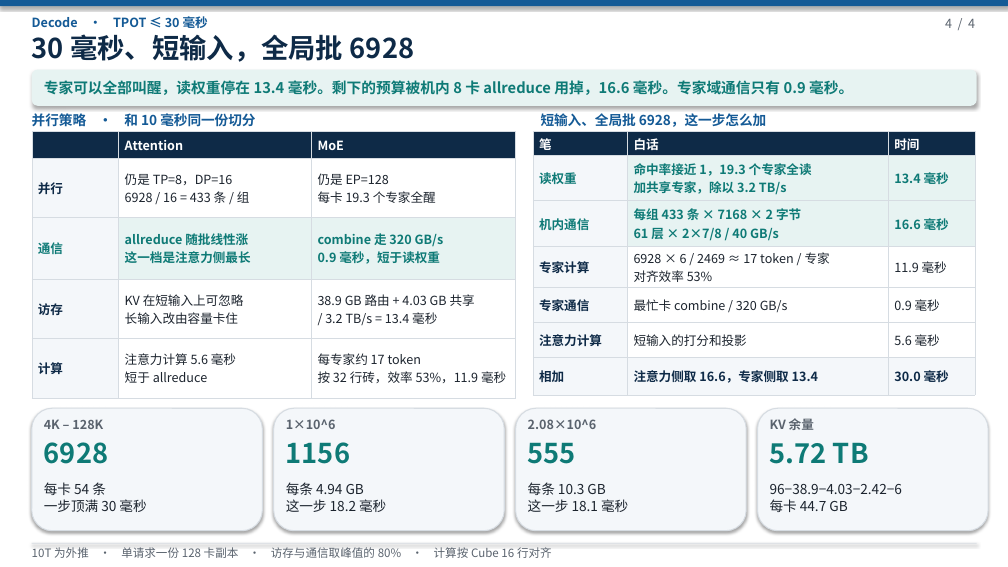
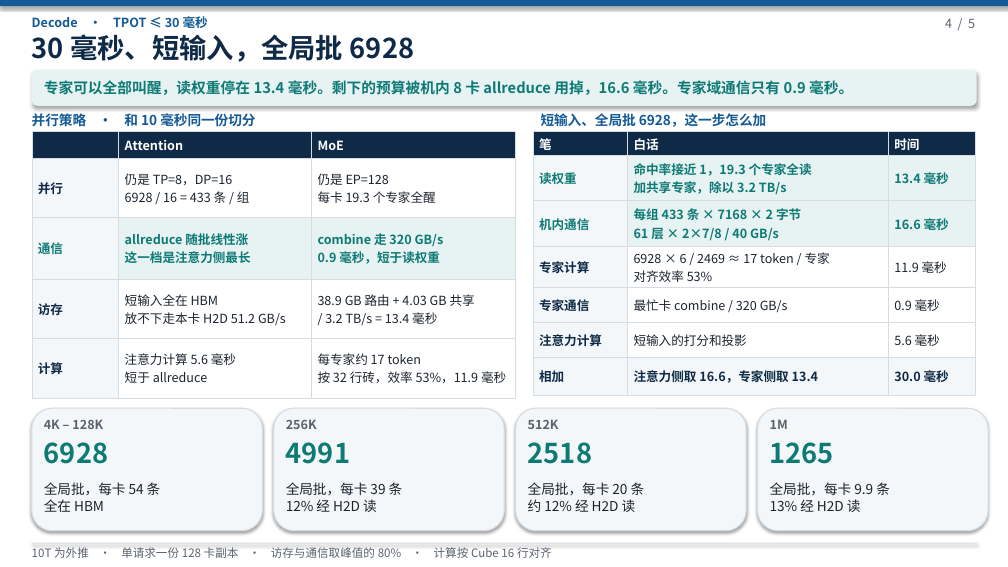
Before and after one commit to 69515164-rgb/UCL-MPComm, a slide deck: slide 4 of docs/deepseek-10t-slo.pptx. Drawn at 1008x567 pixels with LibreOffice and Linux fonts; fonts in the diff are those of the drawing. Boxes give left, top, right and bottom in pixels: in the first picture for what was removed or moved away, otherwise in the second. Text is boxed around its words. In the diff, an @@ line names an element or a change of style, - is before the commit and + after.

```diff
--- a/docs/deepseek-10t-slo.pptx
+++ b/docs/deepseek-10t-slo.pptx
@@ text at (x1=945, y1=19, x2=975, y2=28): text changed @@
-4 / 4
+4 / 5
@@ table at (x1=32, y1=132, x2=516, y2=393) @@
-row 4, column 2: KV 在短输入上可忽略 / 长输入改由容量卡住
+row 4, column 2: 短输入全在 HBM / 放不下走本卡 H2D 51.2 GB/s
@@ text at (x1=286, y1=419, x2=317, y2=429): text changed @@
-1×10^6
+256K
@@ text at (x1=528, y1=419, x2=559, y2=429): text changed @@
-2.08×10^6
+512K
@@ text at (x1=770, y1=419, x2=788, y2=429): text changed @@
-KV 余量
+1M
@@ text at (x1=286, y1=442, x2=350, y2=464): text changed @@
-1156
+4991
@@ text at (x1=528, y1=442, x2=592, y2=464): text changed @@
-555
+2518
@@ text at (x1=770, y1=442, x2=834, y2=464): text changed @@
-5.72 TB
+1265
@@ text at (x1=44, y1=482, x2=161, y2=512): text changed @@
-每卡 54 条
-一步顶满 30 毫秒
+全局批，每卡 54 条
+全在 HBM
@@ text at (x1=286, y1=482, x2=403, y2=512): text changed @@
-每条 4.94 GB
-这一步 18.2 毫秒
+全局批，每卡 39 条
+12% 经 H2D 读
@@ text at (x1=528, y1=482, x2=645, y2=512): text changed @@
-每条 10.3 GB
-这一步 18.1 毫秒
+全局批，每卡 20 条
+约 12% 经 H2D 读
@@ text at (x1=770, y1=482, x2=890, y2=512): text changed @@
-96−38.9−4.03−2.42−6
-每卡 44.7 GB
+全局批，每卡 9.9 条
+13% 经 H2D 读
```
Also in this commit, not shown: 3 other slides changed, 1 slide added, 1 other file.
